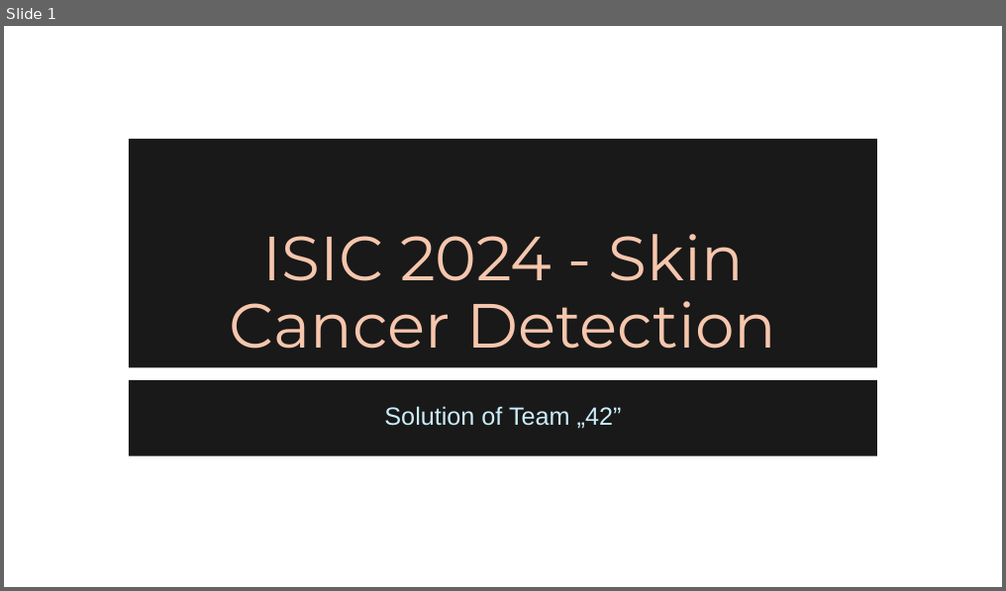
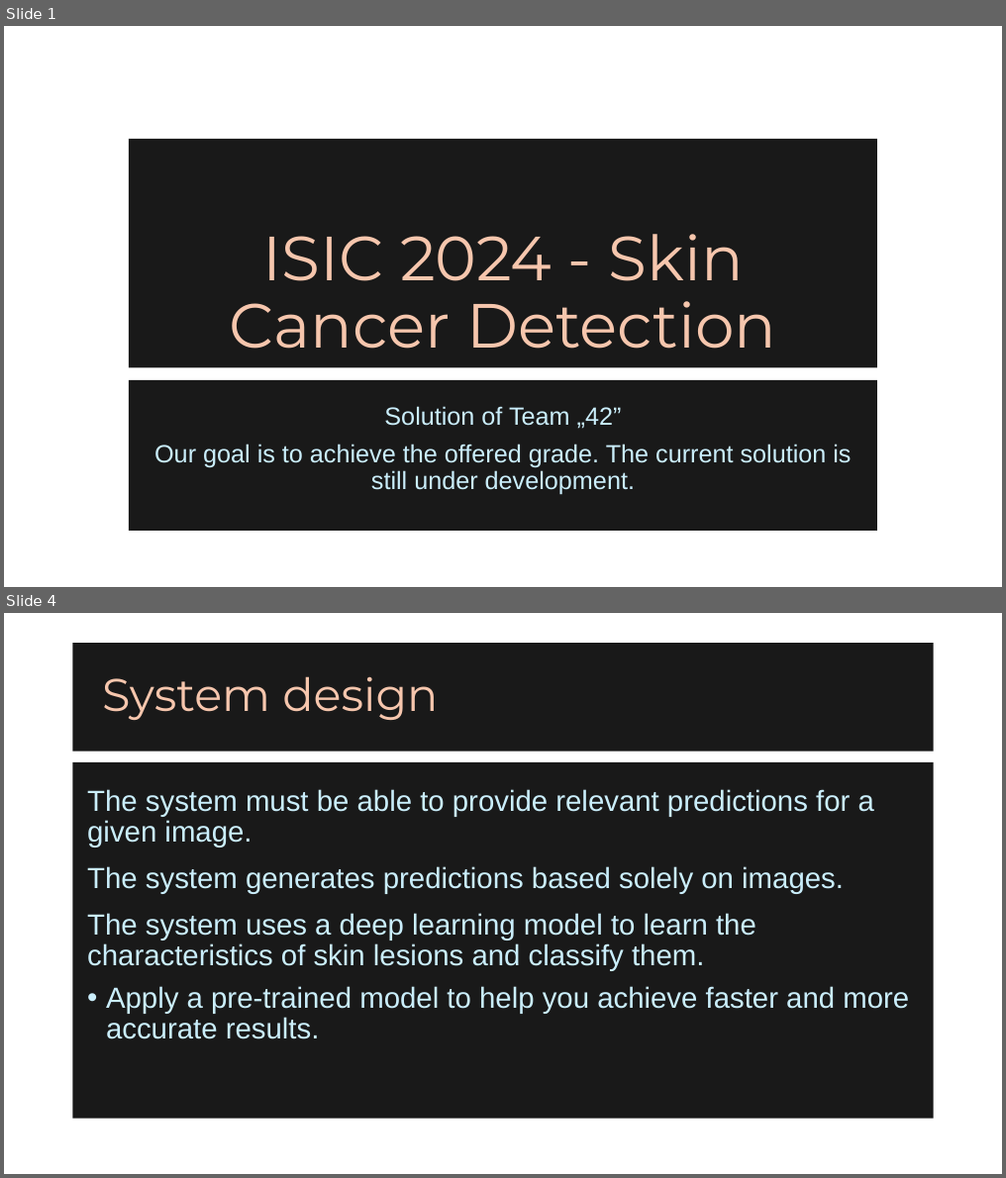
Before and after one commit to Agoston03/Deep-Learning-42, a slide deck: team42.pptx. Shown one above the other, each under a label of ours: slide 1 before the commit, slides 1 and 4 after it; the slides between them are not shown. The pictures are 1006x591 and 1006x1178 pixels, drawn with LibreOffice and Linux fonts; fonts in the diff are those of the drawing; background and template pictures are left out. Boxes give left, top, right and bottom in pixels: in the first picture for what was removed or moved away, otherwise in the second. Text is boxed around its words. In the diff, an @@ line names an element or a change of style, - is before the commit and + after.

```diff
--- a/team42.pptx
+++ b/team42.pptx
@@ slide 4 added at (4,613,1002,1174), background picture (left out) @@
@@ title added at (73,643,934,752), fill #000000 at 90% opacity, 44 pt, text #F6C6AD @@
+System design
@@ text added at (73,762,934,1119), fill #000000 at 90% opacity, 28 pt, text #CAEEFB @@
+• The system must be able to provide relevant predictions for a given image.
+  The system generates predictions based solely on images.
+  The system uses a deep learning model to learn the characteristics of skin lesions and classify them.
+  Apply a pre-trained model to help you achieve faster and more accurate results.
@@ slide 1 changed as well @@
@@ subtitle "Solution of Team „42”": place and size @@
-subtitle "Solution of Team „42”" at (129,380,877,457)
+subtitle "Solution of Team „42”" at (129,380,877,531)
@@ subtitle at (154,444,850,495): paragraph added @@
+Our goal is to achieve the offered grade. The current solution is still under development.
```
Also in this commit, not shown: 5 other slides added, 5 slides removed.
